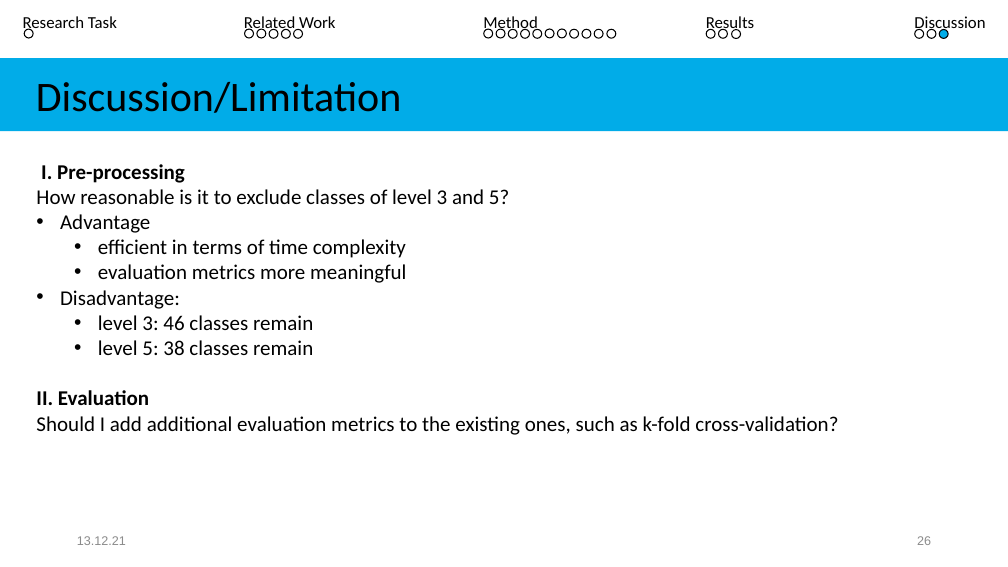
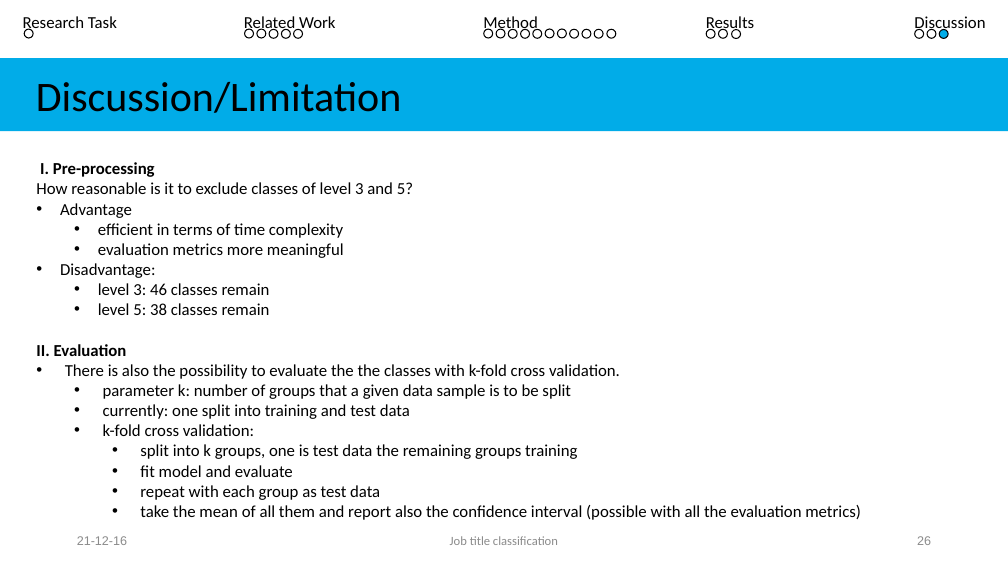
Before and after one commit to Rahkakavee/job-title-matching, a slide deck: slide 26 of presentation/Kolloquium.pptx. Drawn at 1008x567 pixels with LibreOffice and Linux fonts; fonts in the diff are those of the drawing. Boxes give left, top, right and bottom in pixels: in the first picture for what was removed or moved away, otherwise in the second. Text is boxed around its words. In the diff, an @@ line names an element or a change of style, - is before the commit and + after.

Commit message:
update presentation

```diff
--- a/presentation/Kolloquium.pptx
+++ b/presentation/Kolloquium.pptx
@@ text at <box>36,162,413,356</box>: size 20 to 16 pt in "I. Pre-processing", "How reasonable is it to exclude classes ...", "Advantage", "efficient in terms of time complexity" and 5 more places @@
@@ text at <box>65,364,861,520</box>: text changed; size 20 to 16 pt @@
-Should I add additional evaluation metrics to the existing ones, such as k-fold cross-validation?
+• There is also the possibility to evaluate the the classes with k-fold cross validation.
+  • parameter k: number of groups that a given data sample is to be split
+  • currently: one split into training and test data
+  • k-fold cross validation:
+    • split into k groups, one is test data the remaining groups training
+    • fit model and evaluate
+    • repeat with each group as test data
+    • take the mean of all them and report also the confidence interval (possible with all the evaluation metrics)
@@ text at <box>77,536,127,545</box>: text changed @@
-13.12.21
+21-12-16
@@ text added at <box>450,536,558,545</box>, 12 pt, text #8C8C8C @@
+Job title classification
```
Also in this commit, not shown: 32 other slides changed, 4 slides added, 4 other files.
